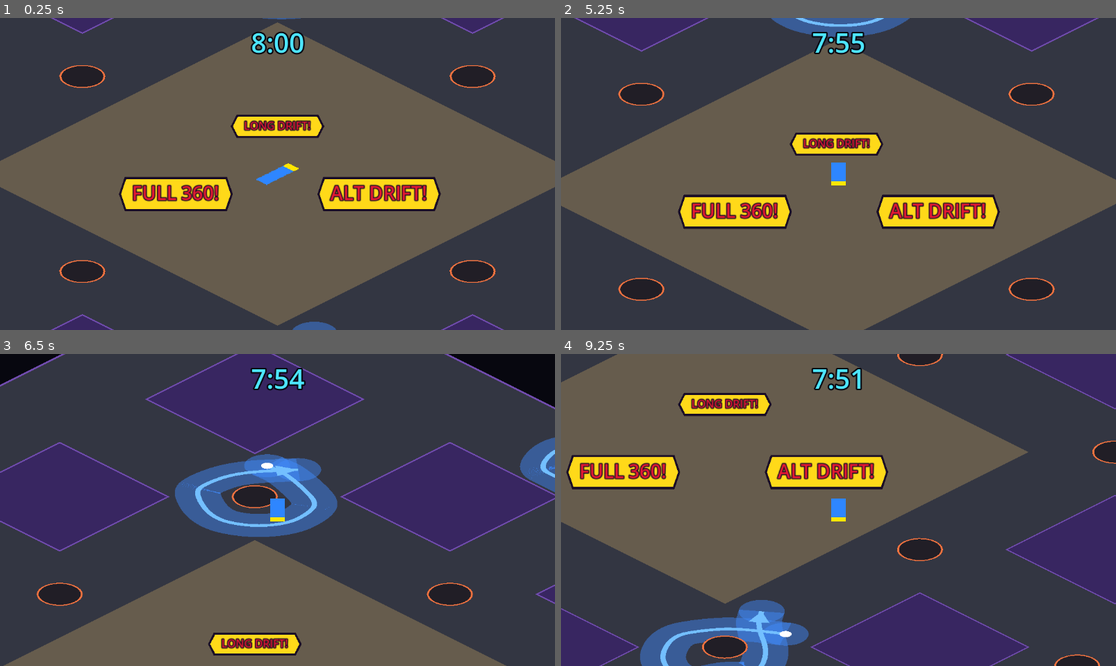
Above: before the commit, frames 1-4 (two rows, left to right).
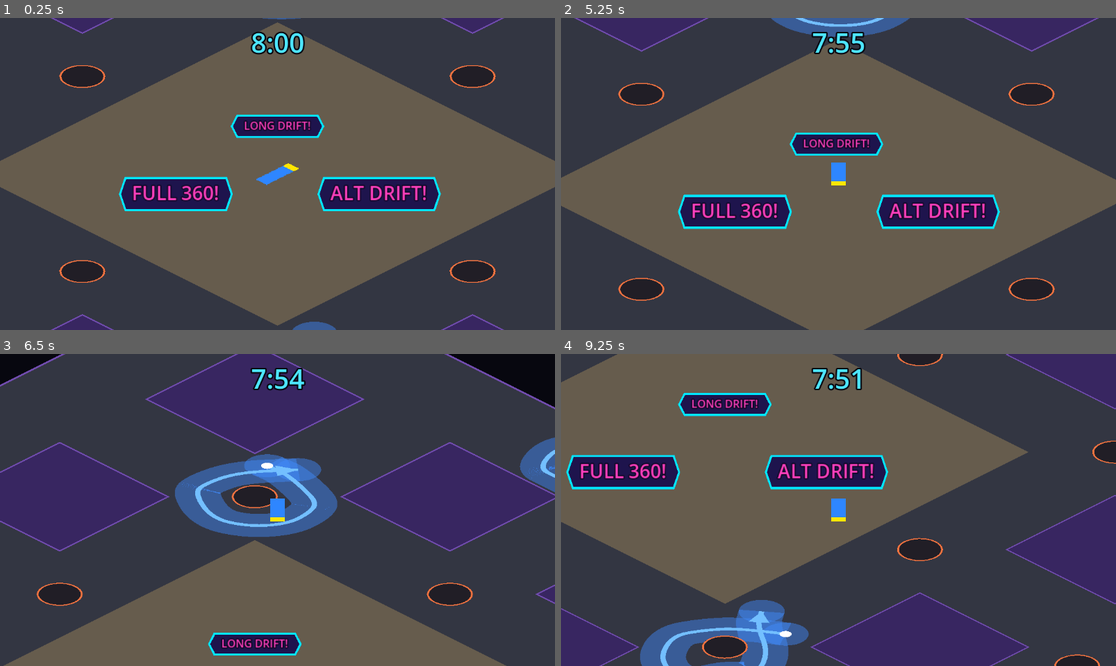
Above: after the commit, the same moments.

Repository: akyrat/solid-carbide-game
Game: Godot game, scene res://tests/fixtures/trick_popups_demo.tscn
The game is run twice, just before and just after one commit, with the same random seed, the same clock (stepped at 60 frames per second) and the same inputs. This scene is started directly instead of the project's main scene.
Inputs (mouse positions are in pixels of both pictures, inside the frame that each line leads up to):
- Up to frame 1 (0.25 s): no input
- Up to frame 2 (5.25 s): tap Enter at 0.5, 3.5 s; move the mouse to (960, 158) at 0.52 s; hold D (car_steer_right) 0.53-1.25 s; tap Tab (toggle_tuning_panel) at 0.6 s; click (960, 158) at 0.67 s; drag from (727, 189) to (810, 236) at 1.27 s; tap Space at 2 s; move the mouse to (894, 105) at 2.02 s; hold D (car_steer_right) 2.03-2.75 s; hold Shift 2.03-2.75 s; drag from (810, 236) to (672, 127) at 2.77 s; move the mouse to (1005, 220) at 3.52 s; hold A (car_steer_left) 3.53-4.25 s; tap Ctrl at 3.6 s; drag from (672, 127) to (755, 96) at 4.27 s; move the mouse to (866, 174) at 5.02 s; hold S (car_reverse) from 5.03 s (still down); tap V (toggle_view) at 5.1 s; click (866, 174) at 5.17 s
- Up to frame 3 (6.5 s): release S (car_reverse) at 5.75 s; drag from (194, 432) to (166, 525) at 5.77 s
- Up to frame 4 (9.25 s): move the mouse to (960, 494) at 6.52 s; hold W (car_accelerate) 6.53-7.25 s; tap Alt at 6.6 s; drag from (727, 525) to (810, 572) at 7.27 s; move the mouse to (894, 441) at 8.02 s; hold S (car_reverse) 8.03-8.75 s; tap Tab (toggle_tuning_panel) at 8.1 s; drag from (810, 572) to (672, 463) at 8.77 s

The runs differ from the first frame. In frame 1, 5.6% of the frame differs, in the area x 21-80%, y 30-62%; in frame 2, 5.6%; in frame 3, 1.1%; in frame 4, 5.7%, in the area x 0-59%, y 12-44%.

Commit message:
T-091: popup colours changed to the city's neon pink and cyan on navy (not Redgull red)
Co-Authored-By: Claude Sonnet 5.5 <noreply@anthropic.com>
Claude-Session: https://claude.ai/code/session_01BsKNceX51zuzG83VBfecS3

Diff:
--- a/game/scripts/hud/trick_popups.gd
+++ b/game/scripts/hud/trick_popups.gd
@@ -4,7 +4,7 @@
 ## name appears at the car, rises a little and fades. The challenge popup
 ## (task T-092) reuses this: call show_popup() with any text.
 ##
-## Placeholder look: a bold outlined text on a yellow burst-like shape; the
+## Placeholder look: a bold outlined text on a dark navy shape; the
 ## final comic look is task T-084. The node is a child of the world view, so
 ## it draws in the same (isometric) drawn space as the car sprite.
 
@@ -66,13 +66,13 @@
 		shape.append(Vector2(half.x + 8, 0))
 		shape.append(Vector2(half.x, half.y))
 		shape.append(Vector2(-half.x, half.y))
-		draw_colored_polygon(shape, Color(1.0, 0.85, 0.1))
+		draw_colored_polygon(shape, Color(0.12, 0.08, 0.30))
 		var closed := shape.duplicate()
 		closed.append(shape[0])
-		draw_polyline(closed, Color(0.1, 0.05, 0.15), 3.0)
+		draw_polyline(closed, Color(0.0, 0.9, 1.0), 3.0)
 		var origin := Vector2(-size.x / 2.0, size.y / 4.0)
-		draw_string_outline(font, origin, text, HORIZONTAL_ALIGNMENT_LEFT, -1, font_size, 6, Color(0.1, 0.05, 0.15))
-		draw_string(font, origin, text, HORIZONTAL_ALIGNMENT_LEFT, -1, font_size, Color(0.9, 0.1, 0.2))
+		draw_string_outline(font, origin, text, HORIZONTAL_ALIGNMENT_LEFT, -1, font_size, 6, Color(0.04, 0.02, 0.12))
+		draw_string(font, origin, text, HORIZONTAL_ALIGNMENT_LEFT, -1, font_size, Color(1.0, 0.25, 0.75))
 
 
 var _car: Node = null
Not shown, changed: docs/hud-and-menus.md
Not shown, changed: tasks/T-091-trick-popups.md
